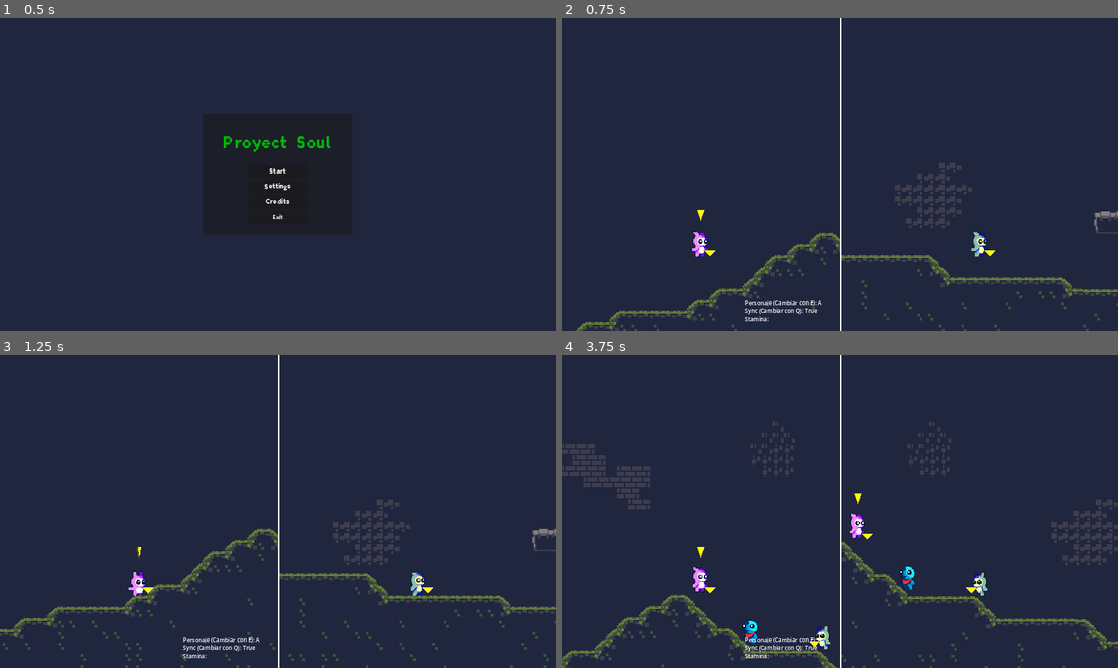
Above: before the commit, frames 1-4 (two rows, left to right).
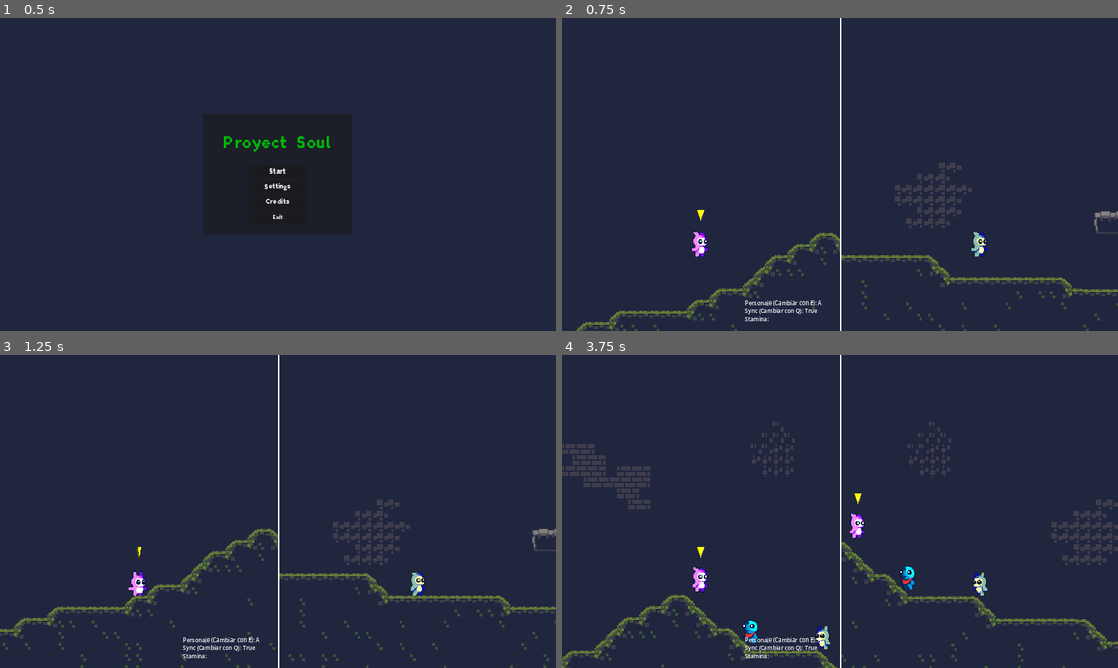
Above: after the commit, the same moments.

Repository: diego5714/ProyectoSoul
Game: Godot game, scene res://UI/MainMenu.tscn
Two runs of this game, one before a commit and one after it. Both use one fixed random seed, a clock stepped at 60 frames per second and the inputs below.
Inputs:
- Up to frame 1 (0.5 s): no input
- Up to frame 2 (0.75 s): click "Start" at 0.5 s
- Up to frame 3 (1.25 s): no input
- Up to frame 4 (3.75 s): hold D (derecha) 1.28-2.78 s; tap Q (desync) at 1.35, 2.85 s; tap Space (saltar) at 1.52, 2.27 s; tap E (select_player) at 2.1, 3.6 s; hold A (izquierda) 2.78-3.53 s; hold D (derecha) from 3.53 s (still down)

Frame 1 is identical in both runs. In frame 2, less than 0.1% of the frame differs, in the area x 25-78%, y 74-77%; in frame 3, less than 0.1%; in frame 4, less than 0.1%, in the area x 25-75%, y 57-94%.

Commit message:
quitamos sprite

Diff:
--- a/scenes/player_a.tscn
+++ b/scenes/player_a.tscn
@@ -636,11 +636,6 @@
 target_position = Vector2(22, 0)
 collision_mask = 7
 
-[node name="Sprite2D" type="Sprite2D" parent="Pivote/RayCast2D"]
-position = Vector2(20, 0)
-scale = Vector2(0.1, 0.1)
-texture = ExtResource("6_x2aak")
-
 [node name="CollisionShape2D" type="CollisionShape2D" parent="."]
 position = Vector2(-1, 7)
 shape = SubResource("RectangleShape2D_o246c")
Not shown, changed: export_presets.cfg
